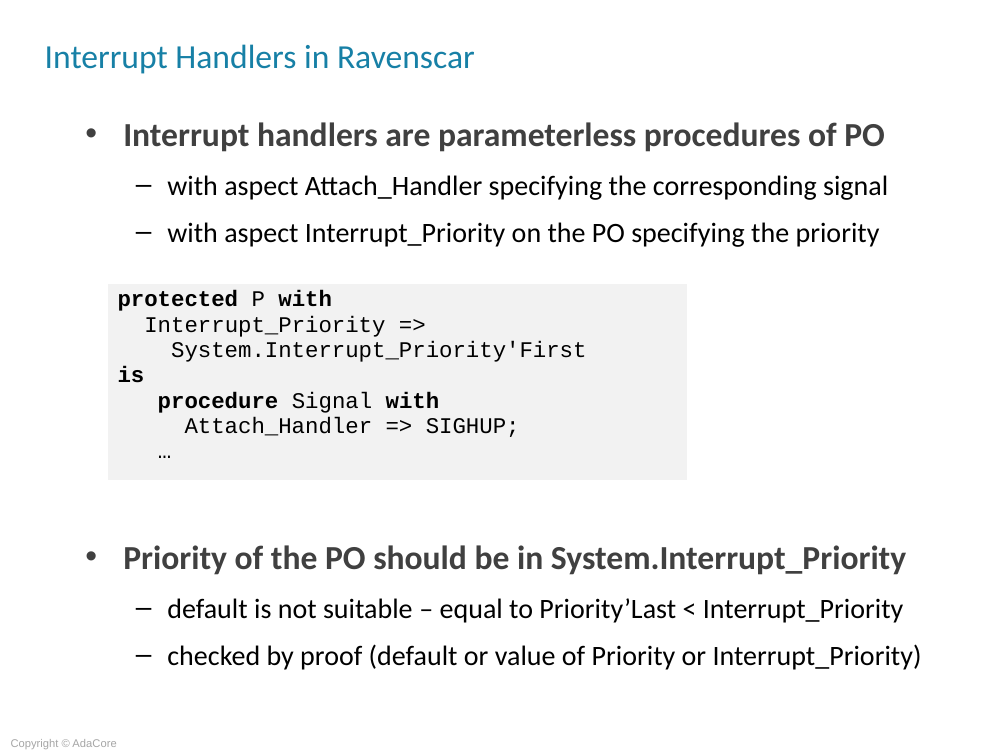
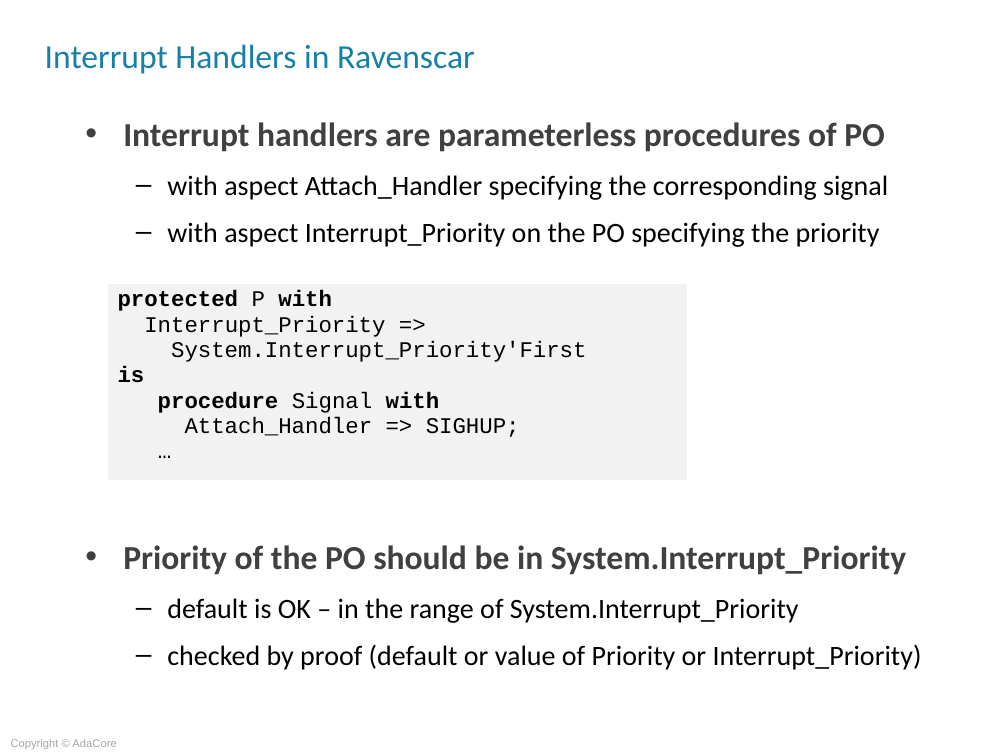
Before and after one commit to AdaCoreU/Courses, a slide deck: slide 16 of lectures/07_Advanced_SPARK/02_Concurrency/Slides/02_Concurrency.ppt. Drawn at 1008x756 pixels with LibreOffice and Linux fonts; fonts in the diff are those of the drawing; background and template pictures are left out. Boxes give left, top, right and bottom in pixels: in the first picture for what was removed or moved away, otherwise in the second. Text is boxed around its words. In the diff, an @@ line names an element or a change of style, - is before the commit and + after.

Commit message:
Q828-011 Fixes interrupt handlers and priorities

```diff
--- a/lectures/07_Advanced_SPARK/02_Concurrency/Slides/02_Concurrency.ppt
+++ b/lectures/07_Advanced_SPARK/02_Concurrency/Slides/02_Concurrency.ppt
@@ text at [167,598,799,623]: text changed @@
-  – default is not suitable – equal to Priority’Last < Interrupt_Priority
+  – default is OK – in the range of System.Interrupt_Priority
```
